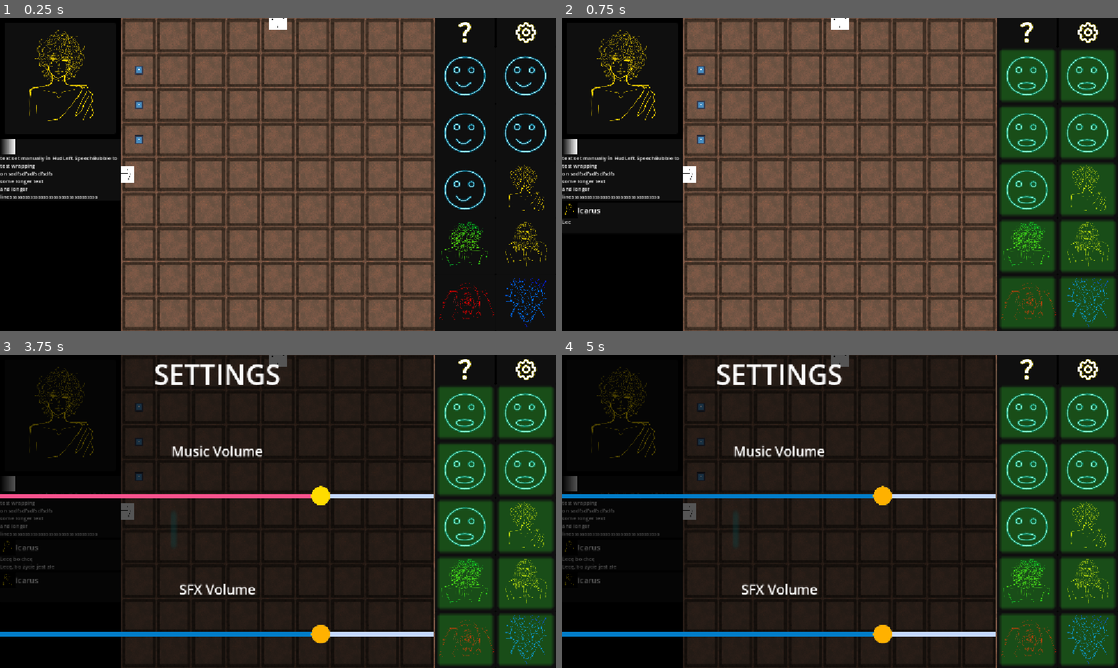
Above: before the commit, frames 1-4 (two rows, left to right).
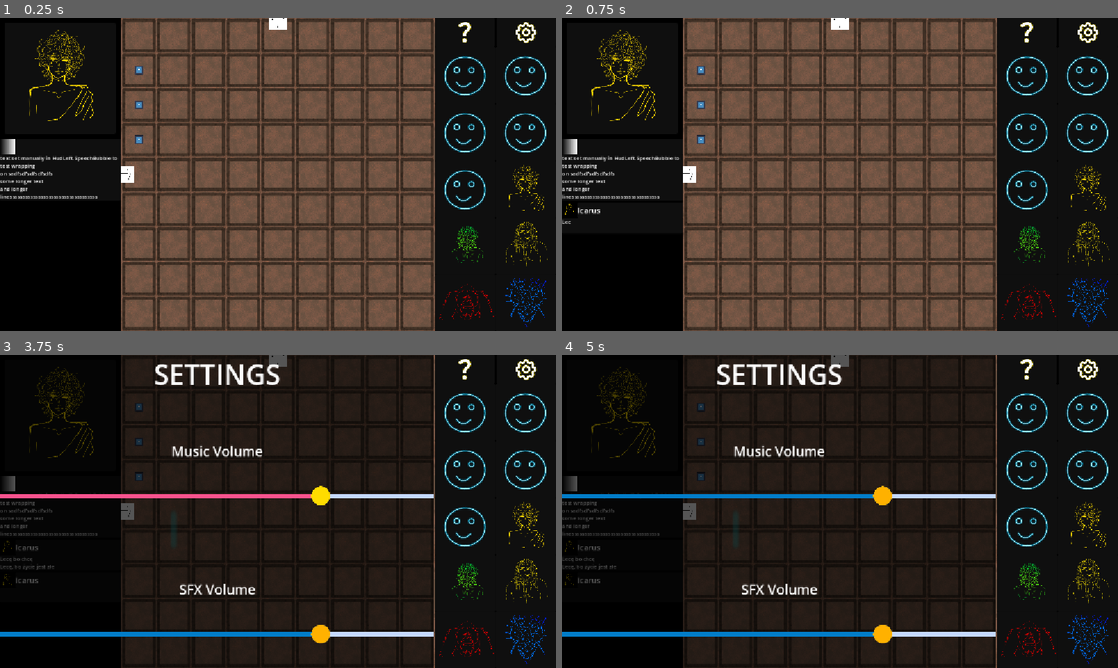
Above: after the commit, the same moments.

Repository: Wallted/ldjam-60
Game: Godot game, scene res://main.tscn
Two runs of this game, one before a commit and one after it. Both use one fixed random seed, a clock stepped at 60 frames per second and the inputs below. The engine's default icon, where the game draws it, is replaced by a stand-in: a white triangle on a blue panel in a dark square.
Inputs (mouse positions are in pixels of both pictures, inside the frame that each line leads up to):
- Up to frame 1 (0.25 s): no input
- Up to frame 2 (0.75 s): tap Enter at 0.5 s; move the mouse to (578, 71) at 0.52 s; hold W from 0.53 s (still down); hold 1 (speak_1) from 0.53 s (still down); click (578, 71) at 0.67 s
- Up to frame 3 (3.75 s): release W at 1.25 s; release 1 (speak_1) at 1.25 s; click (467, 370) at 1.25 s; click (528, 370) at 2 s; tap Space at 2.75 s; move the mouse to (166, 527) at 2.77 s; tap R (rotate) at 2.85 s; tap 1 (speak_1) at 3.05 s; tap Enter at 3.5 s; move the mouse to (16, 511) at 3.52 s; hold W from 3.53 s (still down); hold 1 (speak_1) from 3.53 s (still down); click (16, 511) at 3.67 s
- Up to frame 4 (5 s): keep holding W; tap Space at 4.25 s; move the mouse to (812, 574) at 4.27 s; release 1 (speak_1) at 4.28 s; tap T at 4.35 s; click (812, 574) at 4.42 s; tap 1 (speak_1) at 4.55 s

The runs differ from the first frame. In frame 1, 0.9% of the frame differs, in the area x 79-99%, y 46-97%; in frame 2, 16%, in the area x 78-100%, y 10-100%; in frame 3, 16%; in frame 4, 16%.

Commit message:
[feature] podswietl mordy jak mowia

Diff:
--- a/HUD/hud_left.gd
+++ b/HUD/hud_left.gd
@@ -13,6 +13,8 @@
 # Called when the node enters the scene tree for the first time.
 func _ready() -> void:
 	DialogManagier.message_sent.connect(send_message)
+	DialogManagier.monologue_ended.connect(_on_monologue_end)
+	DialogManagier.monologue_started.connect(_on_monologue_start)
 
 
 # Called every frame. 'delta' is the elapsed time since the previous frame.
@@ -71,18 +73,20 @@
 			send_message(person_type, message, duration)
 	)
 
-
-func _on_game_level_changed(person_type: Enums.PersonType) -> void:
+func _on_monologue_end() -> void:
 	if current_level_person == null:
 		return
-	var resource = ResourceManagier.get_resource(person_type)
-	current_level_person.resource = resource
-	current_level_person.update()
 
 	dialog_stream.stop()
 	for child in message_timers.get_children():
 		child.stop()
 		child.emit_signal("timeout")
+
+
+func _on_monologue_start(person_type: Enums.PersonType) -> void:
+	var resource = ResourceManagier.get_resource(person_type)
+	current_level_person.resource = resource
+
 	if resource.entry_message_audio:
 		dialog_stream.stream = resource.entry_message_audio
 		dialog_stream.play()
--- a/HUD/hud_left.tscn
+++ b/HUD/hud_left.tscn
@@ -42,13 +42,13 @@
 anchors_preset = 5
 anchor_left = 0.5
 anchor_right = 0.5
-anchor_bottom = 0.0
 offset_left = -115.0
 offset_right = 115.0
 offset_bottom = 230.0
-grow_vertical = 1
+grow_horizontal = 2
 offset_transform_enabled = true
 offset_transform_position = Vector2(0, 10)
 preview_only = true
+type = 4
 
 [node name="MessageTimers" type="Node" parent="." unique_id=1737944118]
--- a/HUD/hud_right.gd
+++ b/HUD/hud_right.gd
@@ -1,11 +1,14 @@
 extends Control
 class_name HUDRight
+@onready var grid_container: GridContainer = $GridContainer
 
 signal settings_requested
 signal help_requested
 
 # Called when the node enters the scene tree for the first time.
 func _ready() -> void:
+	DialogManagier.monologue_started.connect(_on_monologue_start)
+	DialogManagier.monologue_ended.connect(_on_monologue_end)
 	pass # Replace with function body.
 
 # Called every frame. 'delta' is the elapsed time since the previous frame.
@@ -17,3 +20,17 @@
 
 func _on_help_pressed() -> void:
 	help_requested.emit()
+
+
+func _on_monologue_start(person_type: Enums.PersonType) -> void:
+	for person in grid_container.get_children():
+		person = person as Person
+		if person.type == person_type:
+			person.set_talking()
+
+func _on_monologue_end() -> void:
+	for person in grid_container.get_children():
+		person = person as Person
+		if person.is_talking():
+			print('> ', person)
+			person.set_idle()
--- a/HUD/hud_right.tscn
+++ b/HUD/hud_right.tscn
@@ -87,6 +87,7 @@
 [node name="Tourist" parent="GridContainer" unique_id=1468336816 instance=ExtResource("2_ccku2")]
 layout_mode = 2
 resource = ExtResource("3_3swto")
+type = 9
 
 [node name="Archaeologist" parent="GridContainer" unique_id=30209375 instance=ExtResource("2_ccku2")]
 layout_mode = 2
@@ -95,33 +96,41 @@
 [node name="Michelangelo" parent="GridContainer" unique_id=1189271323 instance=ExtResource("2_ccku2")]
 layout_mode = 2
 resource = ExtResource("5_t8lao")
+type = 5
 
 [node name="Celt" parent="GridContainer" unique_id=1940082769 instance=ExtResource("2_ccku2")]
 layout_mode = 2
 resource = ExtResource("6_r5wc1")
+type = 1
 
 [node name="Goliath" parent="GridContainer" unique_id=469114919 instance=ExtResource("2_ccku2")]
 layout_mode = 2
 resource = ExtResource("7_4xmd3")
+type = 3
 
 [node name="Icarus" parent="GridContainer" unique_id=451458892 instance=ExtResource("2_ccku2")]
 layout_mode = 2
+type = 4
 
 [node name="Sisyphus" parent="GridContainer" unique_id=1644210309 instance=ExtResource("2_ccku2")]
 layout_mode = 2
 resource = ExtResource("9_xgxnq")
+type = 8
 
 [node name="Neanderthal" parent="GridContainer" unique_id=1643710493 instance=ExtResource("2_ccku2")]
 layout_mode = 2
 resource = ExtResource("10_nub0u")
+type = 7
 
 [node name="Monkey" parent="GridContainer" unique_id=1025184399 instance=ExtResource("2_ccku2")]
 layout_mode = 2
 resource = ExtResource("11_wsabk")
+type = 6
 
 [node name="Elon" parent="GridContainer" unique_id=995309169 instance=ExtResource("2_ccku2")]
 layout_mode = 2
 resource = ExtResource("12_cfq5b")
+type = 2
 
 [connection signal="pressed" from="HBoxContainer/Help" to="." method="_on_help_pressed"]
 [connection signal="pressed" from="HBoxContainer/Settings" to="." method="_on_settings_pressed"]
--- a/HUD/person.gd
+++ b/HUD/person.gd
@@ -1,48 +1,61 @@
+@tool
 extends Control
 class_name Person
 
-@export var resource: PersonResource
+@export var resource: PersonResource:
+	set(value):
+		resource = value
+		person_name = resource.person_name
+		avatar = resource.avatar
+		self.status = self.status
 @export var preview_only: bool = false
+@export var status: PersonStatus = PersonStatus.ASLEEP:
+	set(value):
+		status = value
+		if current_state == null:
+			return
+		current_state.texture = {
+			PersonStatus.ASLEEP: avatar.asleep,
+			PersonStatus.IDLE: avatar.idle,
+			PersonStatus.TALKING: avatar.talking,
+		}[value]
+@export var type: Enums.PersonType:
+	get():
+		return resource.person_type
+
 @onready var current_state: TextureRect = %CurrentState
 @onready var talking_indicator: PanelContainer = %TalkingIndicator
 
+enum PersonStatus {
+	ASLEEP,
+	IDLE,
+	TALKING,
+}
 
 var person_name: String
 var avatar: Avatar
 
 # Called when the node enters the scene tree for the first time.
 func _ready() -> void:
-	update()
-
-func update() -> void:
 	person_name = resource.person_name
 	avatar = resource.avatar
-	if preview_only:
-		set_asleep()
-	else:
-		set_idle()
-
-# Called every frame. 'delta' is the elapsed time since the previous frame.
-func _process(_delta: float) -> void:
-	# Testing placeholder
-	if preview_only:
-		return
-	if Input.is_action_pressed("speak_1"):
-		set_talking()
-	else:
-		set_idle()
+	self.status = status  # refresh status when it's available
 
 
 func set_asleep() -> void:
-	current_state.texture = avatar.asleep
+	status = PersonStatus.ASLEEP
 	talking_indicator.hide()
 
 
 func set_idle() -> void:
-	current_state.texture = avatar.idle
+	status = PersonStatus.IDLE
 	talking_indicator.hide()
 
 
 func set_talking() -> void:
-	current_state.texture = avatar.talking
+	status = PersonStatus.TALKING
 	talking_indicator.show()
+
+
+func is_talking() -> bool:
+	return self.status == PersonStatus.TALKING
--- a/HUD/person.tscn
+++ b/HUD/person.tscn
@@ -2,6 +2,7 @@
 
 [ext_resource type="Script" uid="uid://doije4hanbllc" path="res://HUD/person.gd" id="1_w2xfa"]
 [ext_resource type="Resource" uid="uid://7wh55wb1dohc" path="res://assets/persons/icarus.tres" id="2_c5fji"]
+[ext_resource type="Texture2D" uid="uid://b3xklui4uq0f6" path="res://HUD/img/icarus_awake.png" id="3_yuk71"]
 
 [sub_resource type="StyleBoxFlat" id="StyleBoxFlat_g8veb"]
 bg_color = Color(0.6, 0.6, 0.6, 0)
@@ -9,13 +10,8 @@
 shadow_size = 8
 
 [node name="PersonAvatar" type="PanelContainer" unique_id=152484833]
-anchors_preset = 15
-anchor_right = 1.0
-anchor_bottom = 1.0
-offset_right = -1052.0
-offset_bottom = -548.0
-grow_horizontal = 2
-grow_vertical = 2
+offset_right = 110.0
+offset_bottom = 110.0
 size_flags_horizontal = 3
 size_flags_vertical = 3
 script = ExtResource("1_w2xfa")
@@ -24,6 +20,7 @@
 [node name="CurrentState" type="TextureRect" parent="." unique_id=152030736]
 unique_name_in_owner = true
 layout_mode = 2
+texture = ExtResource("3_yuk71")
 expand_mode = 1
 
 [node name="MarginContainer" type="MarginContainer" parent="." unique_id=1358965574]
@@ -35,6 +32,7 @@
 
 [node name="TalkingIndicator" type="PanelContainer" parent="MarginContainer" unique_id=735677909]
 unique_name_in_owner = true
+visible = false
 custom_minimum_size = Vector2(90, 90)
 layout_mode = 2
 theme_override_styles/panel = SubResource("StyleBoxFlat_g8veb")
--- a/assets/persons/celt.tres
+++ b/assets/persons/celt.tres
@@ -37,5 +37,6 @@
 [resource]
 script = ExtResource("1_5qo7x")
 person_name = "Celt"
+person_type = 1
 entry_messages = Array[ExtResource("4_kkk1n")]([SubResource("Resource_kkk1n"), SubResource("Resource_r57vc"), SubResource("Resource_rbwjm"), SubResource("Resource_q30jn"), SubResource("Resource_x510s"), SubResource("Resource_uftbc")])
 avatar = SubResource("Resource_5813k")
--- a/assets/persons/elon.tres
+++ b/assets/persons/elon.tres
@@ -76,5 +76,6 @@
 [resource]
 script = ExtResource("1_vcw08")
 person_name = "Elon"
+person_type = 2
 entry_messages = Array[ExtResource("4_oomha")]([SubResource("Resource_oomha"), SubResource("Resource_ebcpc"), SubResour …(394 unchanged characters)…
 avatar = SubResource("Resource_5813k")
--- a/assets/persons/goliath.tres
+++ b/assets/persons/goliath.tres
@@ -41,5 +41,6 @@
 [resource]
 script = ExtResource("1_kjs0d")
 person_name = "Goliath"
+person_type = 3
 entry_messages = Array[ExtResource("4_b1cj3")]([SubResource("Resource_b1cj3"), SubResource("Resource_q4fnq"), SubResource("Resource_aanv1"), SubResource("Resource_1uwfe"), SubResource("Resource_de0nt"), SubResource("Resource_a0c8x"), SubResource("Resource_66v02")])
 avatar = SubResource("Resource_c5fji")
--- a/assets/persons/icarus.tres
+++ b/assets/persons/icarus.tres
@@ -40,5 +40,6 @@
 [resource]
 script = ExtResource("1_bvoud")
 person_name = "Icarus"
+person_type = 4
 entry_messages = Array[ExtResource("4_6tgb8")]([SubResource("Resource_6tgb8"), SubResource("Resource_cfaak"), SubResource("Resource_7vqlv"), SubResource("Resource_pl6e5"), SubResource("Resource_ttjuj"), SubResource("Resource_xevba")])
 avatar = SubResource("Resource_yuk71")
--- a/assets/persons/michelangelo.tres
+++ b/assets/persons/michelangelo.tres
@@ -41,5 +41,6 @@
 [resource]
 script = ExtResource("1_ftnjs")
 person_name = "Michelangelo"
+person_type = 5
 entry_messages = Array[ExtResource("4_sbco0")]([SubResource("Resource_sbco0"), SubResource("Resource_dojhd"), SubResource("Resource_dnmr7"), SubResource("Resource_3c4kq"), SubResource("Resource_mqm2s"), SubResource("Resource_h4tyl"), SubResource("Resource_o5umx")])
 avatar = SubResource("Resource_w2xfa")
--- a/assets/persons/monkey.tres
+++ b/assets/persons/monkey.tres
@@ -48,5 +48,6 @@
 [resource]
 script = ExtResource("1_2go3i")
 person_name = "Monkey"
+person_type = 6
 entry_messages = Array[ExtResource("4_80os1")]([SubResource("Resource_80os1"), SubResource("Resource_6purh"), SubResource("Resource_8obsq"), SubResource("Resource_g76bt"), SubResource("Resource_hx8e2"), SubResource("Resource_uc1cp"), SubResource("Resource_ucfgp"), SubResource("Resource_4wkts")])
 avatar = SubResource("Resource_c5fji")
--- a/assets/persons/neanderthal.tres
+++ b/assets/persons/neanderthal.tres
@@ -32,5 +32,6 @@
 [resource]
 script = ExtResource("1_3jrlc")
 person_name = "Neanderthal"
+person_type = 7
 entry_messages = Array[ExtResource("4_oxe5u")]([SubResource("Resource_oxe5u"), SubResource("Resource_5mtkb"), SubResource("Resource_iknqq"), SubResource("Resource_bvxdk")])
 avatar = SubResource("Resource_yuk71")
--- a/assets/persons/person_resource.gd
+++ b/assets/persons/person_resource.gd
@@ -3,6 +3,7 @@
 class_name PersonResource
 
 @export var person_name: String
+@export var person_type: Enums.PersonType
 @export var entry_messages: Array[DialogueLine]:
 	set(value):
 		entry_messages = value
--- a/assets/persons/sisyphus.tres
+++ b/assets/persons/sisyphus.tres
@@ -40,5 +40,6 @@
 [resource]
 script = ExtResource("1_22yw1")
 person_name = "Sisyphus"
+person_type = 8
 entry_messages = Array[ExtResource("4_2om0t")]([SubResource("Resource_2om0t"), SubResource("Resource_rbiw4"), SubResource("Resource_rhshc"), SubResource("Resource_r5d7j"), SubResource("Resource_266j5"), SubResource("Resource_70ayv")])
 avatar = SubResource("Resource_w2xfa")
--- a/assets/persons/tourist.tres
+++ b/assets/persons/tourist.tres
@@ -56,6 +56,7 @@
 [resource]
 script = ExtResource("1_6u80u")
 person_name = "Tourist"
+person_type = 9
 entry_messages = Array[ExtResource("4_r1ake")]([SubResource("Resource_r1ake"), SubResource("Resource_kdf30"), SubResource("Resource_gycxn"), SubResource("Resource_pqpcu"), SubResource("Resource_auswx"), SubResource("Resource_vlhpy"), SubResource("Resource_lf4gj")])
 avatar = SubResource("Resource_r73l3")
 entry_message_audio = ExtResource("4_kdf30")
--- a/dialog_stream.gd
+++ b/dialog_stream.gd
@@ -1 +1,8 @@
 extends AudioStreamPlayer
+
+
+func _ready() -> void:
+	DialogManagier.monologue_ended.connect(_on_monologue_end)
+
+func _on_monologue_end() -> void:
+	self.stop()
--- a/game/game.gd
+++ b/game/game.gd
@@ -8,10 +8,14 @@
 	prints('room finished:', _room.person_name, _room.name)
 	GameState.set_state(GameState.State.CUTSCENE)
 	await get_tree().create_timer(2.0).timeout
+	DialogManagier.monologue_ended.emit()
+	DialogManagier.monologue_started.emit(_room.person_name)
 	GameState.set_state(GameState.State.ACTION_FREE)
 
 func _on_room_manager_level_changed(person_type: Enums.PersonType) -> void:
 	level_changed.emit(person_type)
+	DialogManagier.monologue_ended.emit()
+	DialogManagier.monologue_started.emit(person_type)
 
 func _on_hud_game_mouse_entered() -> void:
 	pass
--- a/main.tscn
+++ b/main.tscn
@@ -105,6 +105,5 @@
 [node name="SFXStream" type="AudioStreamPlayer" parent="MainAudioStream" unique_id=470440381]
 bus = &"SFXBus"
 
-[connection signal="level_changed" from="Game" to="CanvasLayer/HUD/HUDLeft" method="_on_game_level_changed"]
 [connection signal="mouse_entered" from="CanvasLayer/HUD/HUDGame" to="Game" method="_on_hud_game_mouse_entered"]
 [connection signal="mouse_exited" from="CanvasLayer/HUD/HUDGame" to="Game" method="_on_hud_game_mouse_exited"]
--- a/managiers/dialog_managier.gd
+++ b/managiers/dialog_managier.gd
@@ -7,6 +7,8 @@
 	avatar: Texture2D,
 )
 
+signal monologue_started(person_type: Enums.PersonType)
+signal monologue_ended()
 
 func send_message(
 	author: Enums.PersonType,
